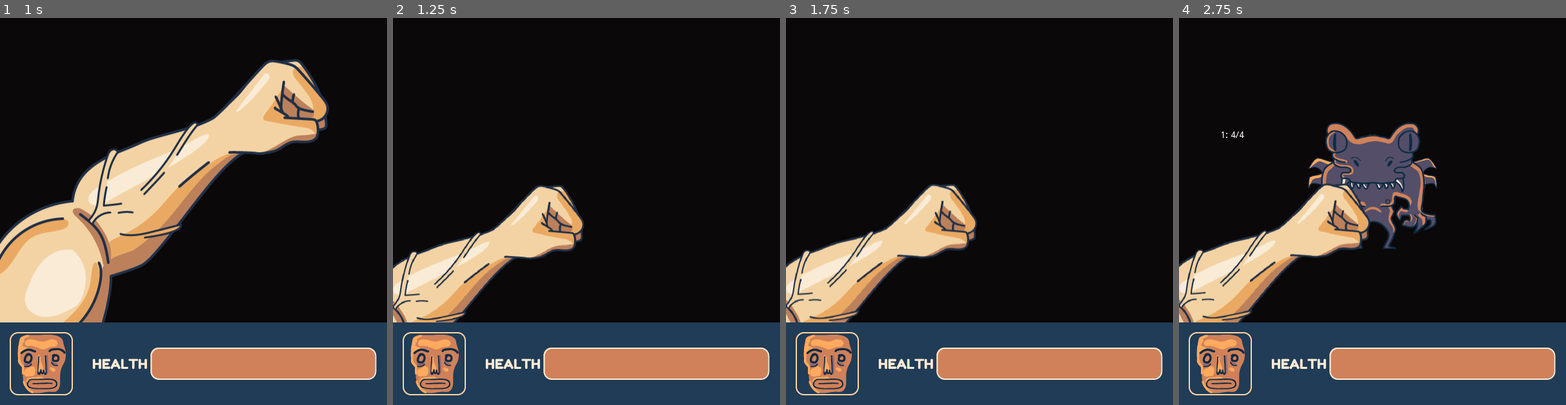
Above: before the commit, frames 1-4 (left to right).
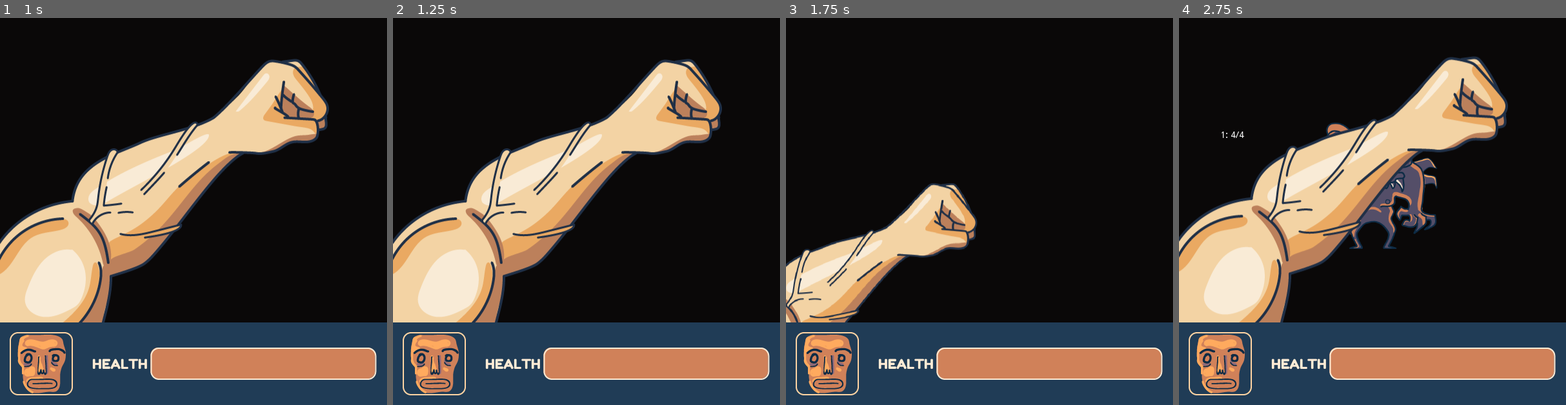
Above: after the commit, the same moments.

Repository: blackmambastudio/mocho
Game: Godot game, scene res://Game.tscn
Same seed, same stepped clock (60 frames per second), same inputs: the game is played once before the commit and once after it.
Inputs (mouse positions are in pixels of both pictures, inside the frame that each line leads up to):
- Up to frame 1 (1 s): tap D (block) at 0.6 s; click (193, 211) at 0.67 s; tap K (hit) at 0.8 s
- Up to frame 2 (1.25 s): no input
- Up to frame 3 (1.75 s): move the mouse to (902, 230) at 1.27 s; tap K (hit) at 1.35 s; click (902, 230) at 1.42 s; tap D (block) at 1.55 s
- Up to frame 4 (2.75 s): move the mouse to (1411, 126) at 2.02 s; tap D (block) at 2.1 s; click (1411, 126) at 2.17 s; tap K (hit) at 2.3 s

Frame 1 is identical in both runs. In frame 2, 20% of the frame differs, in the area x 0-85%, y 10-79%; in frame 3, 1.7%; in frame 4, 20%.

Commit message:
trying to implement the cancel

Diff:
--- a/Fighter.gd
+++ b/Fighter.gd
@@ -1,7 +1,7 @@
 extends Control
 
 signal STATUS_UPDATED
-enum STATUS { IDLE, TO_BLOCK, BLOCK, RELEASE, TO_HIT, HIT, DEAD, STUNNED, TO_DODGE, DODGE, PARRY }
+enum STATUS { IDLE, TO_BLOCK, BLOCK, RELEASE, TO_HIT, HIT, DEAD, STUNNED, TO_DODGE, DODGE, PARRY, CANCEL }
 var current_status = STATUS.IDLE
 # IDLE - TO-BLOCK - BLOCK - RELEASE - IDLE - TO-HIT - HIT
 #     ttb         tb     tr         ti     tth      th
@@ -22,8 +22,11 @@
 export (float) var time_stunned = 0.200
 export (float) var time_dodge = 0.100
 
+export (float) var time_cancel = 0.1
+
 export (float) var time_blocking = 0.1
 export (float) var hp = 100
+export (int) var damage = 5
 
 var time_transition = 0
 var block_released = false
@@ -36,6 +39,11 @@
 	self.set_status(STATUS.TO_HIT)
 
 func block():
+	if self.current_status == STATUS.TO_HIT:
+		print('cancel')
+		self.time_transition = 0
+		self.set_status(STATUS.CANCEL)
+		return
 	if self.current_status != STATUS.IDLE: return
 	self.time_transition = 0
 	self.set_status(STATUS.TO_BLOCK)
@@ -89,6 +97,10 @@
 			if self.time_transition >= self.time_stunned:
 				self.time_transition = 0
 				self.set_status(STATUS.IDLE)
+		STATUS.CANCEL:
+			if self.time_transition >= self.time_cancel:
+				self.time_transition = 0
+				self.set_status(STATUS.IDLE)
 		STATUS.DODGE:
 			if self.time_transition >= self.time_dodge:
 				self.release()
--- a/Game.gd
+++ b/Game.gd
@@ -89,7 +89,7 @@
 
 func on_monster_updated(status):
 	if status == STATUS.HIT:
-		$Mocho.get_damage(10)
+		$Mocho.get_damage(current_monster.damage)
 		# Update the GUI
 		$UI.update_health($Mocho.hp)
 
--- a/Game.tscn
+++ b/Game.tscn
@@ -42,7 +42,7 @@
 time_to_hit = 0.15
 time_stunned = 0.1
 time_dodge = 0.1
-time_blocking = 0.45
+time_blocking = 0.5
 hp = 100.0
 
 [node name="AudioManager" type="Control" parent="."]
--- a/Mocho.gd
+++ b/Mocho.gd
@@ -1,8 +1,9 @@
 extends "res://Fighter.gd"
+
 
 func set_status(status):
 	match status:
-		STATUS.IDLE:
+		STATUS.IDLE, STATUS.CANCEL:
 			$Sprite.set_frame(0)
 			$AnimationPlayer.play("Idle")
 		STATUS.TO_HIT:
@@ -11,6 +12,7 @@
 			$Sprite.set_frame(4)
 		STATUS.BLOCK:
 			$Sprite.set_frame(2)
+			print(self.time_blocking)
 		STATUS.TO_BLOCK:
 			$AnimationPlayer.stop()
 			$Sprite.set_frame(1)
--- a/Monster.gd
+++ b/Monster.gd
@@ -36,10 +36,11 @@
 
 func check_dodge(chance):
 	if current_status != STATUS.IDLE: return
-	if self.mocho_status != STATUS.TO_HIT: return
+	if self.mocho_status != STATUS.TO_HIT and self.mocho_status != STATUS.CANCEL : return
 	var value = randf()
-	print(value)
+	print("to dodge ", value)
 	if chance > value:
+		print("should dodge ")
 		self.set_status(STATUS.TO_DODGE)
 
 func solve_next(beat, tick):
--- a/Monster.tscn
+++ b/Monster.tscn
@@ -36,7 +36,7 @@
 "values": [ Vector2( 300, 230 ), Vector2( 410, 230 ), Vector2( 300, 230 ) ]
 }
 
-[node name="Monster" instance=ExtResource( 1 )]
+[node name="Monster" index="0" instance=ExtResource( 1 )]
 anchor_right = 1.0
 anchor_bottom = 1.0
 margin_left = 0.0
